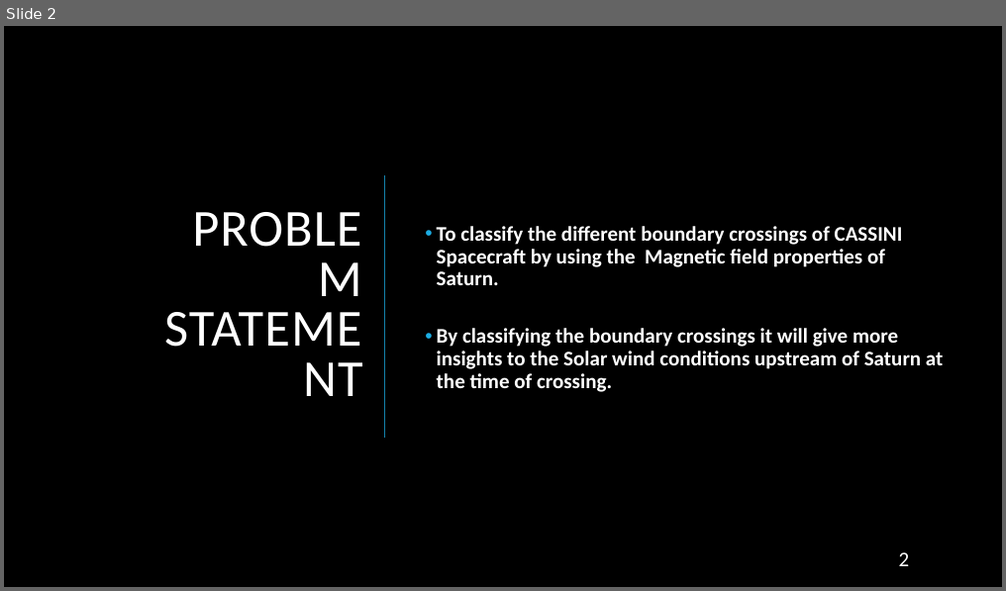
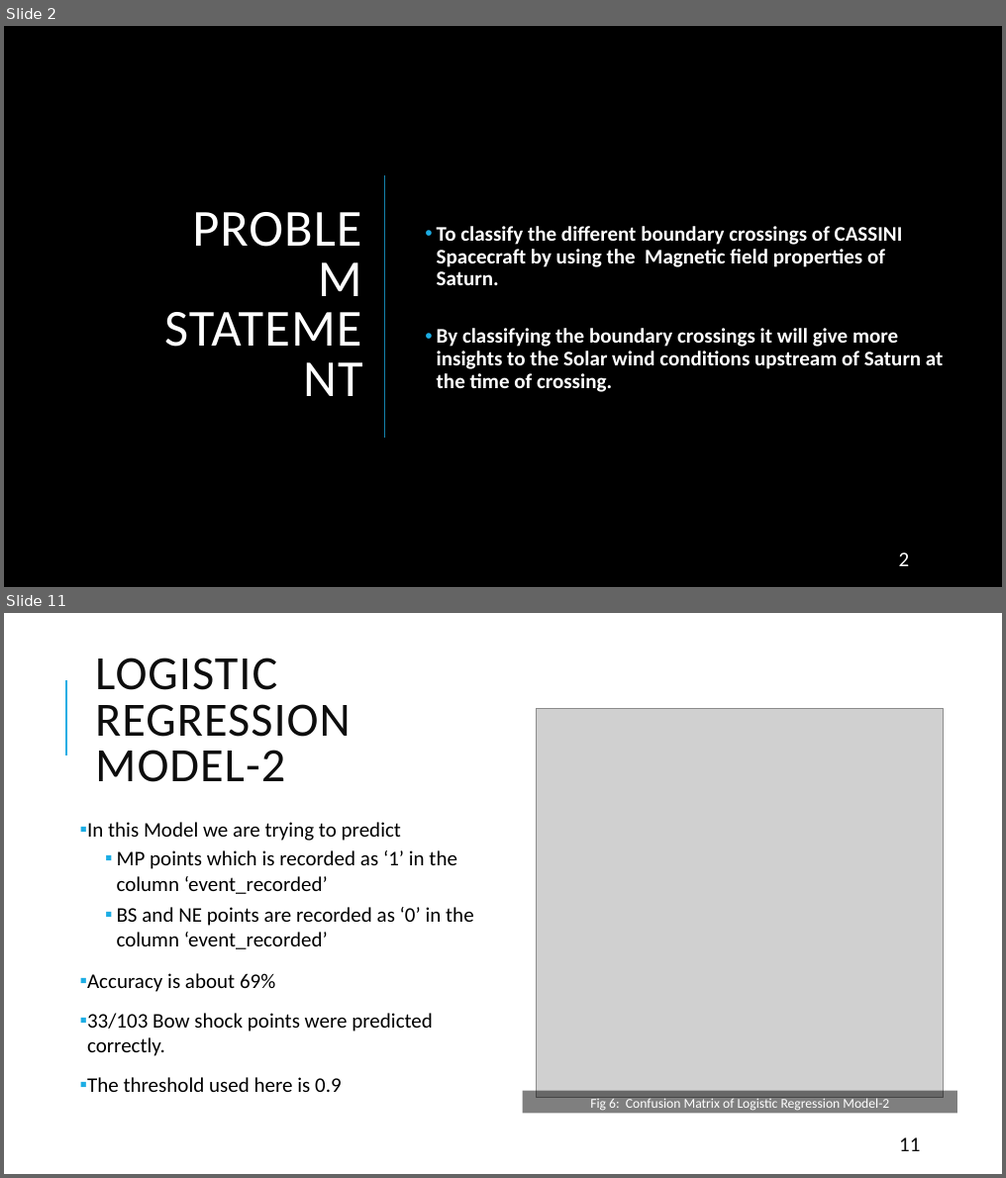
Before and after one commit to matty1203/r_cubicplot, a slide deck: Classification of bow shock event positions from Magnetic.pptx. Shown one above the other, each under a label of ours: slide 2 before the commit, slides 2 and 11 after it; the slides between them are not shown. The pictures are 1006x591 and 1006x1178 pixels, drawn with LibreOffice and Linux fonts; fonts in the diff are those of the drawing; grey boxes stand for pictures; background and template pictures are left out. Boxes give left, top, right and bottom in pixels: in the first picture for what was removed or moved away, otherwise in the second. Text is boxed around its words. In the diff, an @@ line names an element or a change of style, - is before the commit and + after.

```diff
--- a/Classification of bow shock event positions from Magnetic.pptx
+++ b/Classification of bow shock event positions from Magnetic.pptx
@@ slide 11 added at (x1=4, y1=613, x2=1002, y2=1174), background #FFFFFF @@
@@ title added at (x1=95, y1=658, x2=350, y2=782), 46 pt, text #0D0D0D @@
+LOGISTIC REGRESSION MODEL-2
@@ line added from (66, 756) to (66, 680), #1CADE4 1.5 pt @@
@@ picture added at (x1=537, y1=709, x2=944, y2=1097) @@
@@ text added at (x1=87, y1=822, x2=474, y2=1092), 20 pt, text #000000 @@
+▪ In this Model we are trying to predict
+    ▪ MP points which is recorded as ‘1’ in the column ‘event_recorded’
+    ▪ BS and NE points are recorded as ‘0’ in the column ‘event_recorded’
+▪ Accuracy is about 69%
+▪ 33/103 Bow shock points were predicted correctly.
+▪ The threshold used here is 0.9
@@ rectangle added at (x1=523, y1=1091, x2=957, y2=1114), fill #000000 at 50% opacity, 13 pt, text #FFFFFF @@
+Fig 6: Confusion Matrix of Logistic Regression Model-2
@@ page number added at (x1=899, y1=1138, x2=920, y2=1152), 20 pt, text #0D0D0D @@
+11
```
Also in this commit, not shown: 12 slides changed, 1 slide removed, 2 other files.
